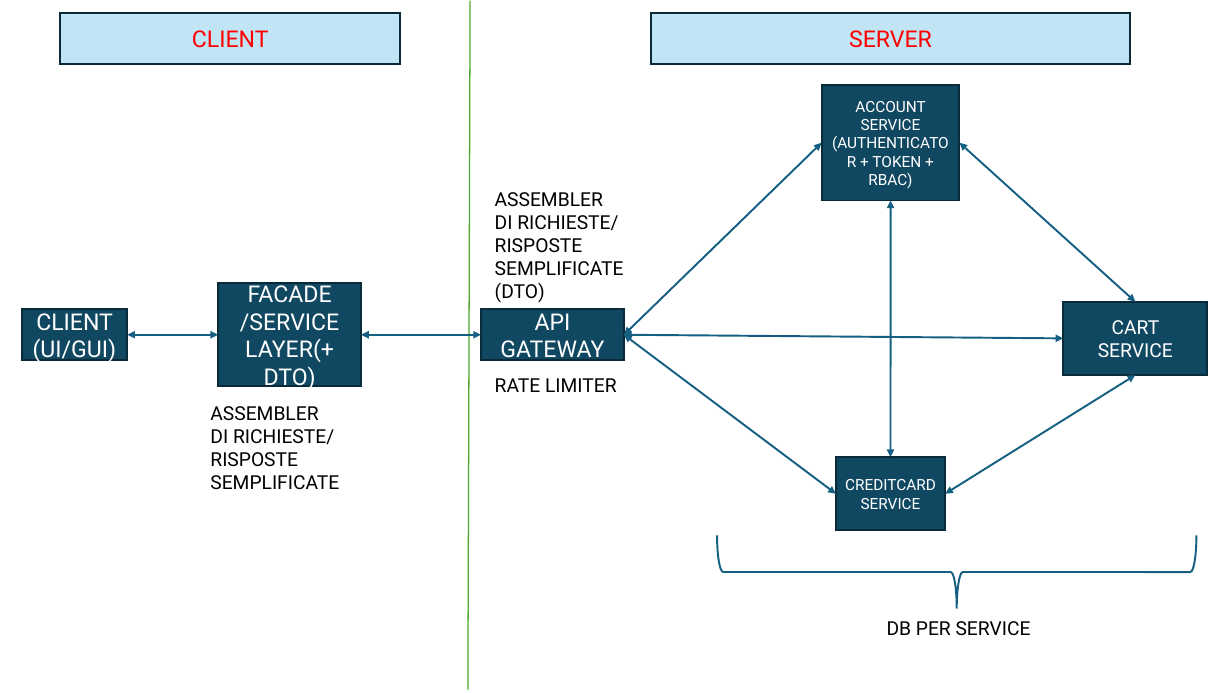
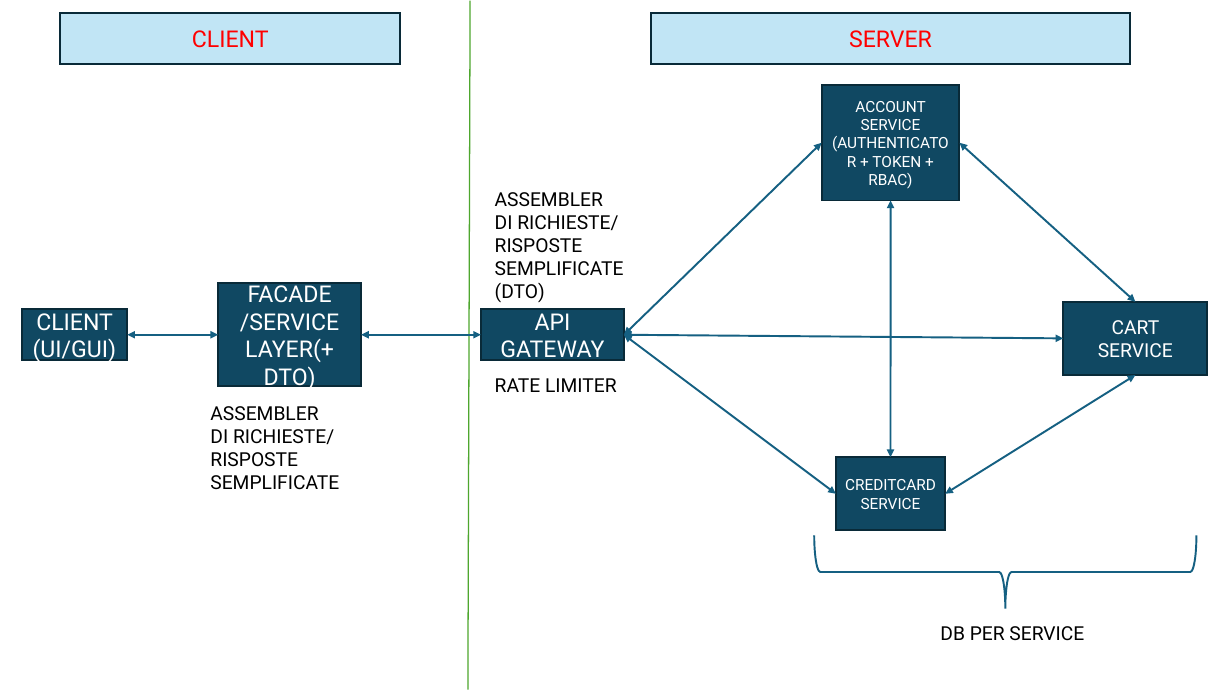
Before and after one commit to enzobarba/Supermarket_with_microservices, a slide deck: slide 1 of Design draft.pptx. Drawn at 1232x693 pixels with LibreOffice and Linux fonts; fonts in the diff are those of the drawing. Boxes give left, top, right and bottom in pixels: in the first picture for what was removed or moved away, otherwise in the second. Text is boxed around its words. In the diff, an @@ line names an element or a change of style, - is before the commit and + after.

```diff
--- a/Design draft.pptx
+++ b/Design draft.pptx
@@ right brace: place and size @@
-right brace at box(717, 536, 1197, 609)
+right brace at box(814, 536, 1196, 609)
@@ text "DB PER SERVICE": place and size @@
-text "DB PER SERVICE" at box(887, 621, 1031, 636)
+text "DB PER SERVICE" at box(940, 626, 1084, 641)
```
Also in this commit, not shown: 24 other files.
